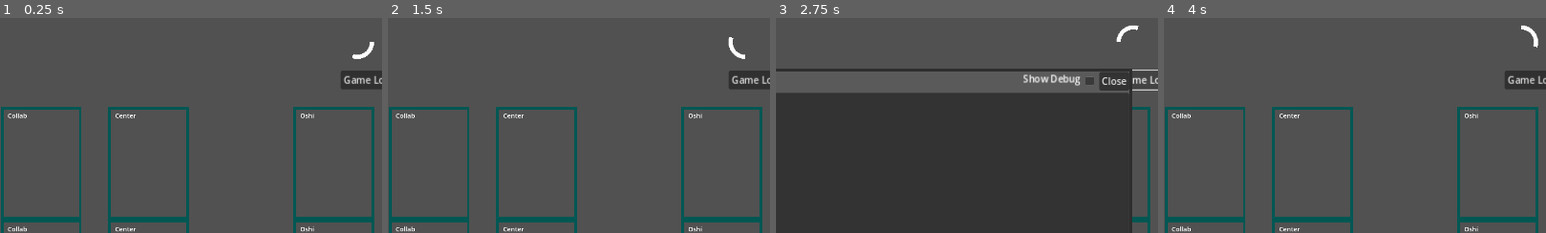
Above: before the commit, frames 1-4 (left to right).
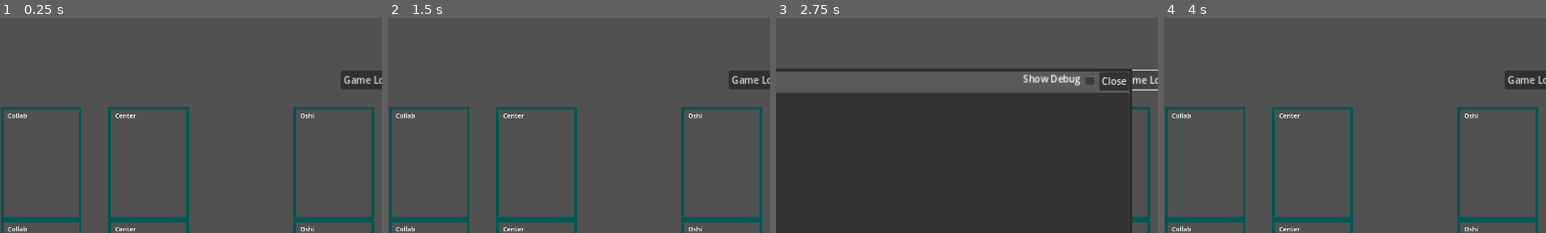
Above: after the commit, the same moments.

Repository: daniel-k-taylor/holocardclient
Game: Godot game, scene res://scenes/game/game.tscn
The game is run twice, just before and just after one commit, with the same random seed, the same clock (stepped at 60 frames per second) and the same inputs. This scene is started directly instead of the project's main scene.
Inputs (mouse positions are % of the whole screen's width and height, from its top left):
- Up to frame 1 (0.25 s): no input
- Up to frame 2 (1.5 s): click "Game Log" at 0.5 s; click (92, 66) at 1.27 s
- Up to frame 3 (2.75 s): click "Game Log" at 2 s
- Up to frame 4 (4 s): click (72, 15) at 2.75 s; click (92, 66) at 3.52 s
The pictures show only the part of the screen within x 31-81%, y 0-50%; the shares and areas given below are measured in that part.

The runs differ from the first frame. In frame 1, 0.2% of the frame differs, in the area x 92-98%, y 11-20%; in frame 2, 0.2%; in frame 3, 0.1%; in frame 4, 0.2%.

Commit message:
Mid animations

Diff:
--- a/scenes/game/game.gd
+++ b/scenes/game/game.gd
@@ -4,6 +4,7 @@
 signal returning_from_game
 
 const CardBaseScene = preload("res://scenes/game/card_base.tscn")
+const PopupMessageScene = preload("res://scenes/game/popup_message.tscn")
 
 @onready var action_menu : ActionMenu = $UIOverlay/VBoxContainer/HBoxContainer/ActionMenu
 @onready var all_cards : Node2D = $AllCards
@@ -267,6 +268,9 @@
 var preformance_step_action_data = {}
 var last_network_event = null
 var game_over = false
+var event_queue = []
+var remaining_animation_seconds = 0
+var after_animation_continuation = null
 
 # Called when the node enters the scene tree for the first time.
 func _ready() -> void:
@@ -279,6 +283,28 @@
 # Called every frame. 'delta' is the elapsed time since the previous frame.
 func _process(delta: float) -> void:
 	thinking_spinner.radial_initial_angle += delta * 360
+	if is_playing_animation():
+		remaining_animation_seconds -= delta
+	else:
+		if after_animation_continuation:
+			var callback = after_animation_continuation
+			after_animation_continuation = null
+			callback.call()
+		else:
+			_update_stats_ui()
+			_process_next_event()
+			if not is_playing_animation() and ui_phase == UIPhase.UIPhase_WaitingOnServer:
+				thinking_spinner.visible = true
+			else:
+				thinking_spinner.visible = false
+
+func is_playing_animation():
+	return remaining_animation_seconds > 0
+
+func _process_next_event():
+	var event = event_queue.pop_front()
+	if event:
+		process_game_event(event["event_type"], event)
 
 func begin_remote_game(event_type, event_data):
 	Logger.log_game("Starting game!")
@@ -286,6 +312,9 @@
 
 func handle_game_event(event_type, event_data):
 	Logger.log_game("Received game event: %s\n%s" % [event_type, event_data])
+	event_queue.append(event_data)
+
+func process_game_event(event_type, event_data):
 	game_log.add_to_log(GameLog.GameLogLine.Debug, "Event: %s" % event_type)
 
 	match event_type:
@@ -367,7 +396,9 @@
 
 	if event_data["event_type"] != Enums.EventType_GameError:
 		last_network_event = event_data
-	_update_ui()
+
+	if not is_playing_animation():
+		_update_stats_ui()
 
 func _on_disconnected():
 	game_log.add_to_log(GameLog.GameLogLine.Detail, "Lost connection to server")
@@ -394,16 +425,22 @@
 	}
 	stats_group.update_stats(stats_info)
 
-func _update_ui():
+func _update_stats_ui():
+	if ui_phase == UIPhase.UIPhase_Init:
+		return
 	_update_player_stats(me, me_stats)
 	_update_player_stats(opponent, opponent_stats)
 
 func _on_game_error(event_data):
-	var _error_id = event_data["error_id"]
-	var _error_message = event_data["error_message"]
+	var error_id = event_data["error_id"]
+	var error_message = event_data["error_message"]
+	game_log.add_to_log(GameLog.GameLogLine.Debug, "[PHASE]Error (%s):[/PHASE] %s" % [
+		error_id,
+		error_message
+	])
 	# TODO: Show a message box.
 	# Replay the last event.
-	handle_game_event(last_network_event["event_type"], last_network_event)
+	process_game_event(last_network_event["event_type"], last_network_event)
 
 func _on_game_over(event_data):
 	var winner_id = event_data["winner_id"]
@@ -539,17 +576,26 @@
 func _allowed():
 	return true
 
+func _play_popup_message(text :String):
+	var popup = PopupMessageScene.instantiate()
+	add_child(popup)
+	popup.position = $PopupLocation.position
+	remaining_animation_seconds = PopupMessage.MessageDurationSeconds
+	popup.play_message(text)
+
 #
 # Game Event Handlers
 #
 
 func _on_add_turn_effect(event_data):
 	var active_player = get_player(event_data["effect_player_id"])
-	var turn_effect = event_data["turn_effect"]
-	game_log.add_to_log(GameLog.GameLogLine.Detail, "%s adds turn effect: %s" % [
+	var effect = event_data["full_effect"]
+	var effect_text = Strings.get_effect_text(effect)
+	game_log.add_to_log(GameLog.GameLogLine.Detail, "%s %s" % [
 		active_player.get_name(),
-		turn_effect
+		effect_text
 	])
+	_play_popup_message(effect_text)
 	# TODO: Animation for turn effect being added / permanent indicator somewhere?
 	pass
 
@@ -563,6 +609,8 @@
 		_get_card_definition_id(target_card_id),
 		_get_card_definition_id(bloom_card_id)
 	])
+	if not active_player.is_me():
+		_play_popup_message("Bloom!")
 	active_player.bloom(bloom_card_id, target_card_id, bloom_from_zone)
 
 func _on_boost_stat_event(event_data):
@@ -575,6 +623,7 @@
 		amount,
 		stat,
 	])
+	_play_popup_message("+%s %s" % [amount, stat])
 
 func _on_cheer_step(event_data):
 	var active_player = get_player(event_data["active_player"])
@@ -629,6 +678,8 @@
 		active_player.get_name(),
 		_get_card_definition_id(collab_card_id)
 	])
+	if not active_player.is_me():
+		_play_popup_message("Collab!")
 	do_move_cards(active_player, "backstage", "collab", "", [collab_card_id])
 	active_player.generate_holopower(holopower_generated)
 
@@ -1240,6 +1291,9 @@
 		len(drawn_card_ids),
 		get_card_logline(drawn_card_ids)
 	])
+	if not active_player.is_me():
+		_play_popup_message("Opponent draws %s" % len(drawn_card_ids))
+
 	active_player.draw_cards(len(drawn_card_ids), created_cards)
 
 func _begin_make_choice(selectable_ids : Array, min_selectable : int, max_selectable : int):
@@ -1359,11 +1413,9 @@
 	action_menu.hide_menu()
 	card_popout.clear_panel()
 	ui_phase = new_ui_phase
-	if new_ui_phase == UIPhase.UIPhase_WaitingOnServer:
-		thinking_spinner.visible = true
-	else:
+	if new_ui_phase != UIPhase.UIPhase_WaitingOnServer:
 		thinking_spinner.visible = false
-	_update_ui()
+	_update_stats_ui()
 
 func _on_initial_placement_begin(event_data):
 	var active_player = get_player(event_data["active_player"])
@@ -1448,6 +1500,8 @@
 func _on_main_step_start(event_data):
 	var active_player = get_player(event_data["active_player"])
 	game_log.add_to_log(GameLog.GameLogLine.Detail, "%s [PHASE]*Main Step*[/PHASE]" % active_player.get_name())
+	if not active_player.is_me():
+		_play_popup_message("Main Step")
 
 func _on_move_card_event(event_data):
 	var active_player = get_player(event_data["moving_player_id"])
@@ -1553,6 +1607,7 @@
 	var to_holomem_id = event_data["to_holomem_id"]
 	var cheer_id = event_data["cheer_id"]
 
+	_play_popup_message("Moving Cheer")
 	var already_handled = false
 	if cheer_id in move_card_ids_already_handled:
 		move_card_ids_already_handled.erase(cheer_id)
@@ -1624,6 +1679,8 @@
 		Strings.get_skill_string(art_id),
 		power,
 	])
+	_play_popup_message("Art: %s\nDamage: %s" % [Strings.get_skill_string(art_id), power])
+
 	if died:
 		game_log.add_to_log(GameLog.GameLogLine.Detail, "%s [CARD]%s[/CARD] is downed" % [
 			target_player.get_name(),
@@ -1657,6 +1714,8 @@
 	])
 	do_move_cards(active_player, "hand", "floating", "", [card_id])
 	# TODO: Mark limited use somewhere
+	if not active_player.is_me():
+		_play_popup_message("Playing Support Card")
 	pass
 
 func _on_reset_step_activate_event(event_data):
@@ -1673,6 +1732,7 @@
 			card.set_resting(false)
 		else:
 			assert(false, "Missing card")
+	_play_popup_message("Reset Step - Activation")
 
 func _on_reset_step_choose_new_center_event(event_data):
 	var active_player = get_player(event_data["active_player"])
@@ -1693,7 +1753,7 @@
 			_change_ui_phase(UIPhase.UIPhase_WaitingOnServer)
 		)
 	else:
-		# Do nothing.
+		_play_popup_message("Reset Step - Choose Center")
 		pass
 
 
@@ -1713,6 +1773,8 @@
 		else:
 			assert(false, "Missing card")
 
+	_play_popup_message("Reset Step - Collabs Rest")
+
 func _on_roll_die_event(event_data):
 	var active_player = get_player(event_data["effect_player_id"])
 	var die_result = event_data["die_result"]
@@ -1725,6 +1787,7 @@
 		die_result,
 		rigged_str,
 	])
+	_play_popup_message("Rolled die: %s%s" % [die_result, rigged_str])
 	# TODO: Animation of die roll.
 	pass
 
@@ -1734,27 +1797,35 @@
 		active_player.get_name()
 	])
 	# TODO: Animation - Shuffle the deck
+	_play_popup_message("Shuffling Deck")
 	pass
 
 func _on_oshi_skill_activation(event_data):
 	var active_player = get_player(event_data["oshi_player_id"])
 	var skill_id = event_data["skill_id"]
-	game_log.add_to_log(GameLog.GameLogLine.Detail, "%s Oshi Skill [SKILL][%s][/SKILL] activated" % [
-		active_player.get_name(), Strings.get_skill_string(skill_id)
-	])
+	var logline = "%s Oshi Skill [SKILL][%s][/SKILL] activated" % [
+		active_player.get_name(),
+		Strings.get_skill_string(skill_id)
+	]
+	game_log.add_to_log(GameLog.GameLogLine.Detail, logline)
 	# TODO: Animation - show oshi skill activate and mark once per game/turn somehow.
+	if not active_player.is_me():
+		_play_popup_message("Oshi Skill: %s" % Strings.get_skill_string(skill_id))
 	pass
 
 func on_performance_step_start(event_data):
 	var active_player = get_player(event_data["active_player"])
 	game_log.add_to_log(GameLog.GameLogLine.Detail, "%s [PHASE]*Performance Step*[/PHASE]" % active_player.get_name())
 	# TODO: Animation - performance start
+	if not active_player.is_me():
+		_play_popup_message("Performance Step")
 	pass
 
 func _on_turn_start(event_data):
 	var active_player = get_player(event_data["active_player"])
 	game_log.add_to_log(GameLog.GameLogLine.Detail, "%s [PHASE]**Turn Start**[/PHASE]" % active_player.get_name())
 	# TODO: Animation - show turn phase change
+	_play_popup_message("Turn Start")
 	pass
 
 func _on_end_turn_event(event_data):
@@ -1762,6 +1833,7 @@
 	var _next_player_id = get_player(event_data["next_player_id"])
 	game_log.add_to_log(GameLog.GameLogLine.Detail, "%s [PHASE]**Turn End**[/PHASE]" % ending_player.get_name())
 	# TODO: Animation - show turn phase change
+	_play_popup_message("Turn End")
 	pass
 
 func _on_force_die_result_event(event_data):
--- a/scenes/game/game.tscn
+++ b/scenes/game/game.tscn
@@ -234,6 +234,9 @@
 scale = Vector2(1.5, 1.5)
 is_big_card = true
 
+[node name="PopupLocation" type="Node2D" parent="."]
+position = Vector2(798, 216)
+
 [connection signal="pressed" from="ExitGameButton" to="." method="_on_exit_game_button_pressed"]
 [connection signal="pressed" from="LogButton" to="." method="_on_log_button_pressed"]
 [connection signal="zone_pressed" from="MeArchive" to="." method="_on_me_archive_zone_pressed"]
--- /dev/null
+++ b/scenes/game/popup_message.gd
@@ -0,0 +1,19 @@
+class_name PopupMessage
+extends Node2D
+
+@onready var animation_player : AnimationPlayer = $AnimationPlayer
+@onready var popup_message : RichTextLabel = $OuterContainer/OuterMargin/PopupPanelContainer/MarginContainer/CenterContainer/PopupMessage
+
+const MessageDurationSeconds = 2
+
+# Called when the node enters the scene tree for the first time.
+func _ready() -> void:
+	pass
+
+func play_message(text):
+	popup_message.text = text
+	animation_player.play("play_message")
+
+func message_done():
+	get_parent().remove_child(self)
+	queue_free()
--- /dev/null
+++ b/scenes/game/popup_message.tscn
@@ -0,0 +1,135 @@
+[gd_scene load_steps=6 format=3 uid="uid://b23lagjf55n65"]
+
+[ext_resource type="Script" path="res://scenes/game/popup_message.gd" id="1_eol4j"]
+
+[sub_resource type="Animation" id="Animation_8ohpc"]
+resource_name = "play_message"
+length = 2.0
+tracks/0/type = "value"
+tracks/0/imported = false
+tracks/0/enabled = true
+tracks/0/path = NodePath("OuterContainer:position")
+tracks/0/interp = 1
+tracks/0/loop_wrap = true
+tracks/0/keys = {
+"times": PackedFloat32Array(0, 0.4, 1.6667, 1.9667),
+"transitions": PackedFloat32Array(1, 0.329877, 1, 1),
+"update": 0,
+"values": [Vector2(0, 0), Vector2(0, -30), Vector2(0, -30), Vector2(0, 0)]
+}
+tracks/1/type = "value"
+tracks/1/imported = false
+tracks/1/enabled = true
+tracks/1/path = NodePath("OuterContainer:modulate")
+tracks/1/interp = 1
+tracks/1/loop_wrap = true
+tracks/1/keys = {
+"times": PackedFloat32Array(0, 0.433333, 1.7667, 2),
+"transitions": PackedFloat32Array(1, 1, 1, 1),
+"update": 0,
+"values": [Color(1, 1, 1, 0), Color(1, 1, 1, 1), Color(1, 1, 1, 1), Color(1, 1, 1, 0)]
+}
+tracks/2/type = "method"
+tracks/2/imported = false
+tracks/2/enabled = true
+tracks/2/path = NodePath(".")
+tracks/2/interp = 1
+tracks/2/loop_wrap = true
+tracks/2/keys = {
+"times": PackedFloat32Array(2),
+"transitions": PackedFloat32Array(1),
+"values": [{
+"args": [],
+"method": &"message_done"
+}]
+}
+
+[sub_resource type="Animation" id="Animation_fg68h"]
+length = 0.001
+tracks/0/type = "value"
+tracks/0/imported = false
+tracks/0/enabled = true
+tracks/0/path = NodePath("OuterContainer:position")
+tracks/0/interp = 1
+tracks/0/loop_wrap = true
+tracks/0/keys = {
+"times": PackedFloat32Array(0),
+"transitions": PackedFloat32Array(1),
+"update": 0,
+"values": [Vector2(0, 0)]
+}
+tracks/1/type = "value"
+tracks/1/imported = false
+tracks/1/enabled = true
+tracks/1/path = NodePath("OuterContainer:modulate")
+tracks/1/interp = 1
+tracks/1/loop_wrap = true
+tracks/1/keys = {
+"times": PackedFloat32Array(0),
+"transitions": PackedFloat32Array(1),
+"update": 0,
+"values": [Color(1, 1, 1, 1)]
+}
+
+[sub_resource type="AnimationLibrary" id="AnimationLibrary_v2y8r"]
+_data = {
+"RESET": SubResource("Animation_fg68h"),
+"play_message": SubResource("Animation_8ohpc")
+}
+
+[sub_resource type="StyleBoxFlat" id="StyleBoxFlat_2hxr7"]
+bg_color = Color(0.227451, 0.227451, 0.227451, 1)
+border_width_left = 2
+border_width_top = 2
+border_width_right = 2
+border_width_bottom = 2
+border_color = Color(0, 0, 0, 1)
+corner_radius_top_left = 15
+corner_radius_top_right = 15
+corner_radius_bottom_right = 15
+corner_radius_bottom_left = 15
+
+[node name="PopupMessage" type="Node2D"]
+script = ExtResource("1_eol4j")
+
+[node name="AnimationPlayer" type="AnimationPlayer" parent="."]
+libraries = {
+"": SubResource("AnimationLibrary_v2y8r")
+}
+
+[node name="OuterContainer" type="Node2D" parent="."]
+
+[node name="OuterMargin" type="MarginContainer" parent="OuterContainer"]
+anchors_preset = 8
+anchor_left = 0.5
+anchor_top = 0.5
+anchor_right = 0.5
+anchor_bottom = 0.5
+offset_left = -104.0
+offset_top = -20.0
+offset_right = 104.0
+offset_bottom = 20.0
+grow_horizontal = 2
+grow_vertical = 2
+
+[node name="PopupPanelContainer" type="PanelContainer" parent="OuterContainer/OuterMargin"]
+custom_minimum_size = Vector2(70, 0)
+layout_mode = 2
+theme_override_styles/panel = SubResource("StyleBoxFlat_2hxr7")
+
+[node name="MarginContainer" type="MarginContainer" parent="OuterContainer/OuterMargin/PopupPanelContainer"]
+layout_mode = 2
+theme_override_constants/margin_left = 5
+theme_override_constants/margin_top = 5
+theme_override_constants/margin_right = 5
+theme_override_constants/margin_bottom = 5
+
+[node name="CenterContainer" type="CenterContainer" parent="OuterContainer/OuterMargin/PopupPanelContainer/MarginContainer"]
+layout_mode = 2
+
+[node name="PopupMessage" type="RichTextLabel" parent="OuterContainer/OuterMargin/PopupPanelContainer/MarginContainer/CenterContainer"]
+layout_mode = 2
+text = "This is a sample message"
+fit_content = true
+scroll_active = false
+autowrap_mode = 0
Not shown, changed: work.todo
